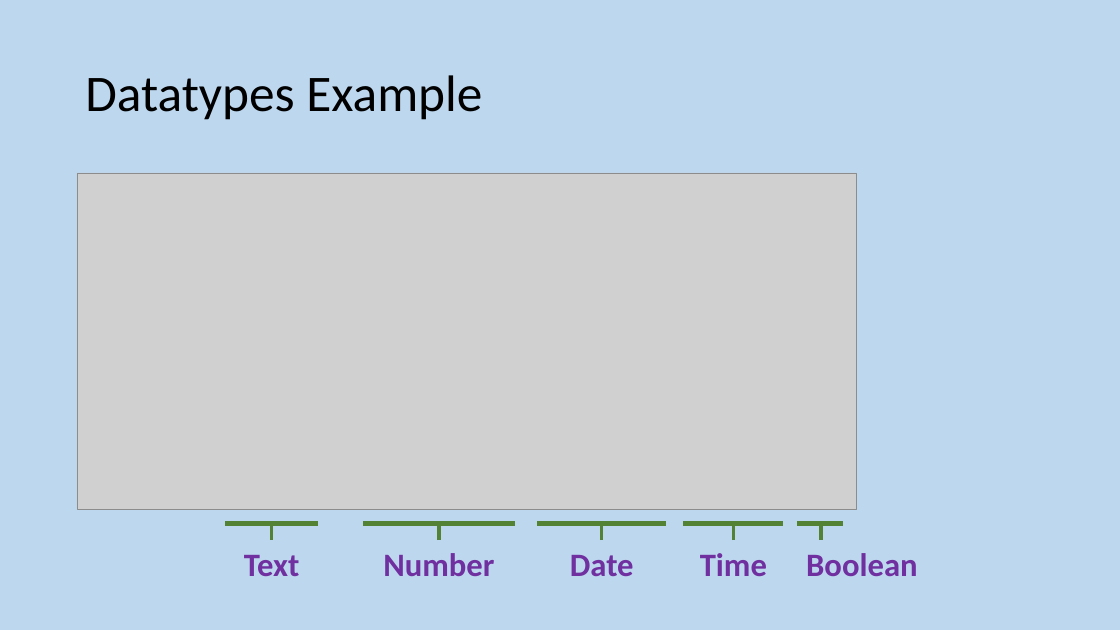
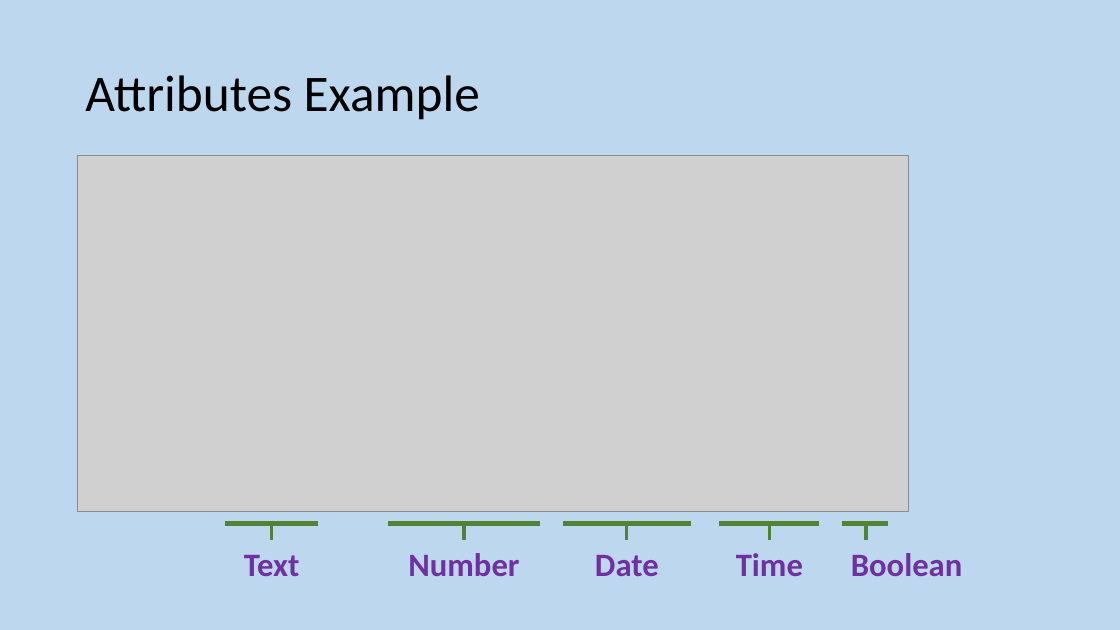
Before and after one commit to MrFriendCS/MrFriendCS.github.io, a slide deck: slide 37 of n5-cs/ddd/N5 CS DDD Slides.pptx. Drawn at 1120x630 pixels with LibreOffice and Linux fonts; fonts in the diff are those of the drawing; grey boxes stand for pictures. Boxes give left, top, right and bottom in pixels: in the first picture for what was removed or moved away, otherwise in the second. Text is boxed around its words. In the diff, an @@ line names an element or a change of style, - is before the commit and + after.

```diff
--- a/n5-cs/ddd/N5 CS DDD Slides.pptx
+++ b/n5-cs/ddd/N5 CS DDD Slides.pptx
@@ title at [85,75,480,120]: text changed @@
-Datatypes Example
+Attributes Example
@@ picture: place and size @@
-picture at [77,173,857,510]
+picture at [77,155,909,512]
@@ 4 lines, 2 texts: place and size @@
-4 lines, 2 texts at [363,523,666,576]
+4 lines, 2 texts at [388,523,691,576]
@@ 2 lines, 1 text: place and size @@
-2 lines, 1 text at [684,523,783,576]
+2 lines, 1 text at [719,523,819,576]
@@ 2 lines, 1 text: place and size @@
-2 lines, 1 text at [797,523,917,576]
+2 lines, 1 text at [842,523,962,576]
```
Also in this commit, not shown: 19 other slides changed, 4 slides added, 2 other files.
